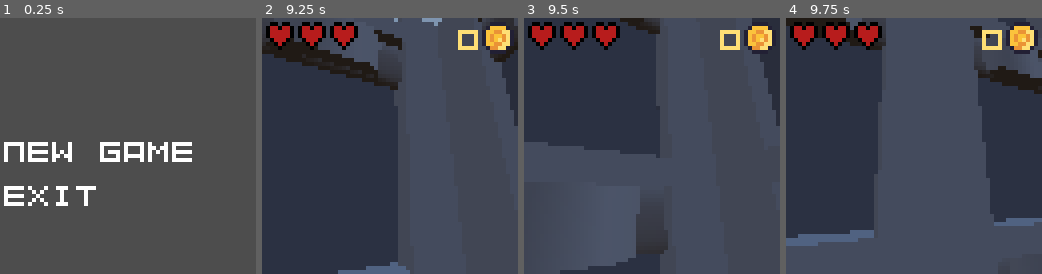
Above: before the commit, frames 1-4 (left to right).
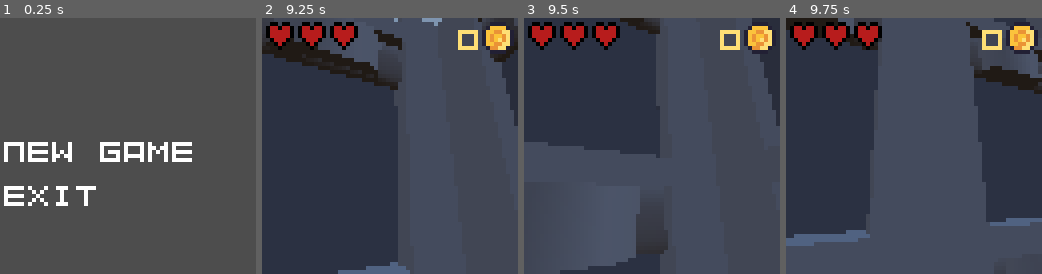
Above: after the commit, the same moments.

Repository: bonsaipropaganda/lowrez
Game: Godot game, scene res://scenes/main_menu.tscn
The game is run twice, just before and just after one commit, with the same random seed, the same clock (stepped at 60 frames per second) and the same inputs.
Inputs (mouse positions are in pixels of both pictures, inside the frame that each line leads up to):
- Up to frame 1 (0.25 s): no input
- Up to frame 2 (9.25 s): click (359, 151) at 0.5 s; tap Enter (ui_accept) at 1.25, 1.52, 2.27, 3.77, 4.52, 5, 5.27, 6.5, 6.77, 7.52, 8.27, 8.75 s; move the mouse to (402, 146) at 1.27 s; hold Up (ui_up) 1.28-6.53 s; tap E (e) at 1.35, 2.1, 3.05, 3.8, 4.35, 5.1, 6.05, 6.8, 7.35, 8.1, 9.05 s; move the mouse to (377, 146) at 2.02 s; move the mouse to (395, 140) at 2.77 s; click (395, 140) at 2.85 s; move the mouse to (387, 151) at 3.52 s; tap Shift (run) at 3.6, 6.6 s; move the mouse to (407, 148) at 4.27 s; move the mouse to (369, 143) at 5.02 s; move the mouse to (392, 146) at 5.77 s; click (392, 146) at 5.85 s; move the mouse to (379, 140) at 6.52 s; hold Right (ui_right) 6.53-7.28 s; move the mouse to (402, 146) at 7.27 s; hold Up (ui_up) from 7.28 s (still down); move the mouse to (377, 146) at 8.02 s; move the mouse to (395, 140) at 8.77 s; click (395, 140) at 8.85 s
- Up to frame 3 (9.5 s): keep holding Up (ui_up)
- Up to frame 4 (9.75 s): move the mouse to (911, 151) at 9.52 s; release Up (ui_up) at 9.53 s; hold Left (ui_left) from 9.53 s (still down); tap Shift (run) at 9.6 s

Frames 1-3 are identical in both runs. In frame 4, 2.8% of the frame differs, in the area x 0-100%, y 0-90%.

Commit message:
fix enemy gravity

Diff:
--- a/code/Enemy.gd
+++ b/code/Enemy.gd
@@ -79,7 +79,9 @@
 	attack_player.emit()
 
 func _on_navigation_agent_3d_velocity_computed(safe_velocity: Vector3) -> void:
-	velocity = velocity.move_toward(safe_velocity, .25)
+	var v = velocity.move_toward(safe_velocity, .25)
+	velocity.x = v.x
+	velocity.z = v.z
 	if should_follow:
 		move_and_slide()
 
